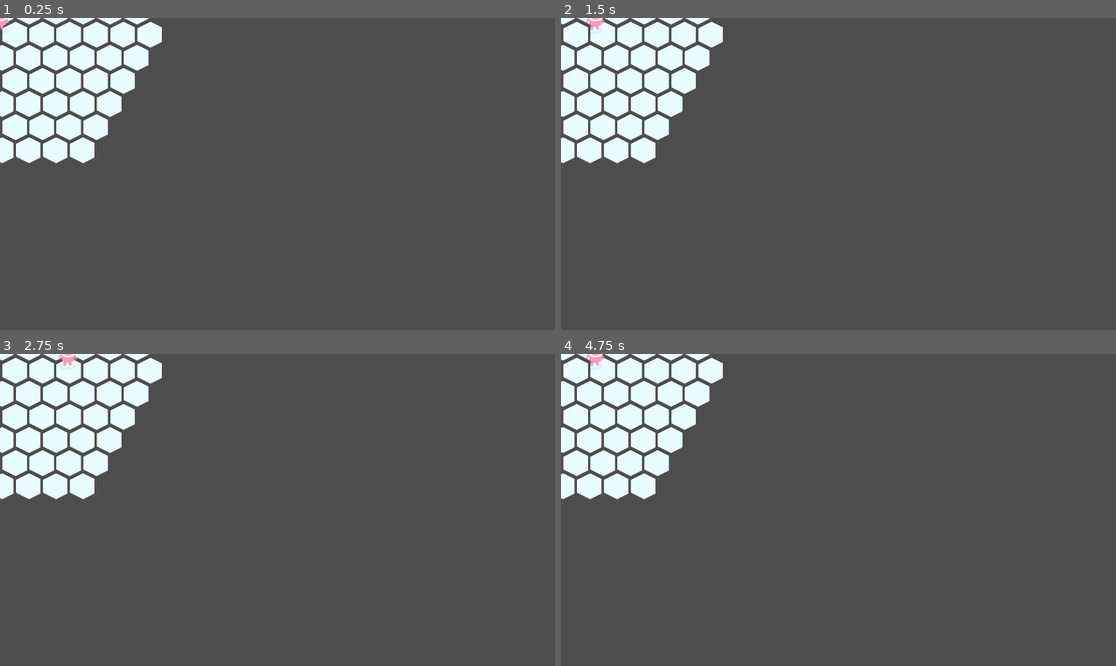
Above: before the commit, frames 1-4 (two rows, left to right).
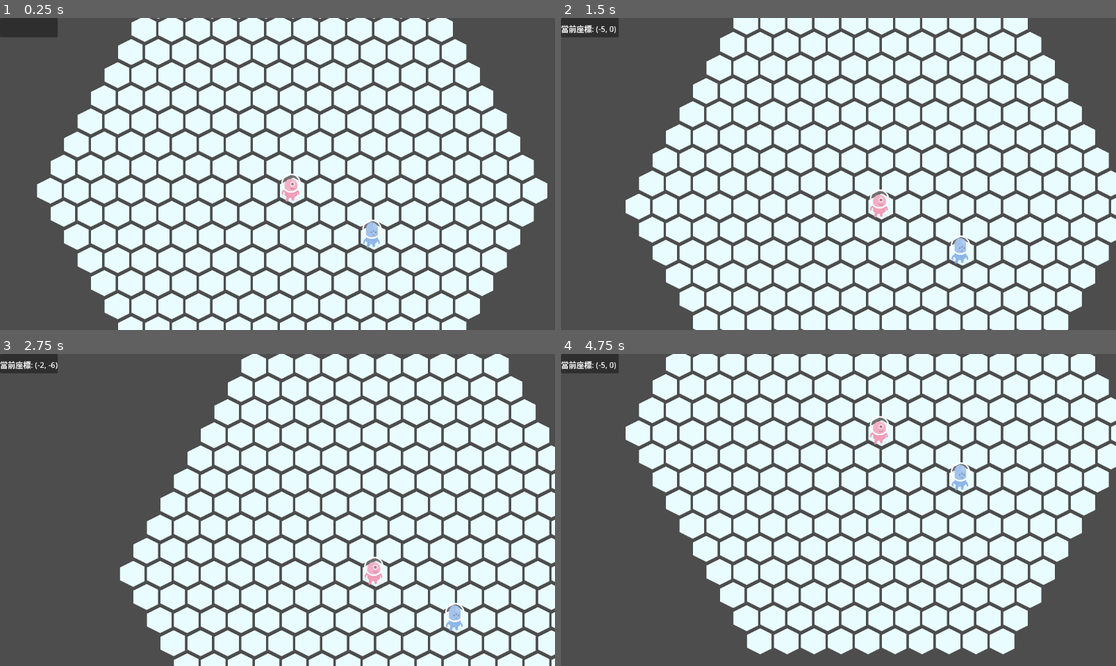
Above: after the commit, the same moments.

Repository: Craaaaz/ptc1
Game: Godot game, scene res://Scenes/world.tscn
Two runs of this game, one before a commit and one after it. Both use one fixed random seed, a clock stepped at 60 frames per second and the inputs below.
Inputs (mouse positions are in pixels of both pictures, inside the frame that each line leads up to):
- Up to frame 1 (0.25 s): no input
- Up to frame 2 (1.5 s): tap Enter at 0.5 s; move the mouse to (960, 158) at 0.52 s; hold Right (ui_right) 0.53-1.25 s; click (960, 158) at 0.67 s; drag from (727, 189) to (810, 236) at 1.27 s
- Up to frame 3 (2.75 s): tap Space at 2 s; move the mouse to (333, 441) at 2.02 s; hold Right (ui_right) from 2.03 s (still down); click (333, 441) at 2.17 s
- Up to frame 4 (4.75 s): release Right (ui_right) at 2.75 s; drag from (810, 572) to (672, 463) at 2.77 s; tap Enter at 3.5 s; move the mouse to (1005, 556) at 3.52 s; hold Left (ui_left) 3.53-4.25 s; click (1005, 556) at 3.67 s; drag from (672, 463) to (755, 432) at 4.27 s

The runs differ from the first frame. In frame 1, 67% of the frame differs, in the area x 0-99%, y 0-100%; in frame 2, 70%, in the area x 0-100%, y 0-100%; in frame 3, 64%; in frame 4, 61%.

Commit message:
初始化專案並新增 README

Diff:
--- /dev/null
+++ b/GDscript/main_camera.gd
@@ -0,0 +1,28 @@
+extends Camera2D
+
+var dragging = false
+var last_mouse_pos = Vector2()
+
+func _unhandled_input(event):
+	# 1. 偵測左鍵按下與放開
+	if event is InputEventMouseButton:
+		if event.button_index == MOUSE_BUTTON_LEFT:
+			if event.pressed:
+				# 開始拖拽，記錄起始點
+				dragging = true
+				last_mouse_pos = event.position
+			else:
+				# 停止拖拽
+				dragging = false
+
+	# 2. 處理移動邏輯
+	if event is InputEventMouseMotion and dragging:
+		# 計算滑鼠移動了多少像素
+		var delta = event.position - last_mouse_pos
+
+		# 這裡要將移動量乘以相機的 Zoom，確保縮放時拖拽速度依然跟手
+		# 注意：相機移動方向與滑鼠移動方向相反，所以用減法
+		position -= delta * zoom
+
+		# 更新最後一次位置
+		last_mouse_pos = event.position
--- a/GDscript/map_setup.gd
+++ b/GDscript/map_setup.gd
@@ -1,11 +1,10 @@
 extends TileMapLayer
 
-@export var radius: int = 5: # 六邊形地圖的半徑
-	set(value):
-		radius = value
-		generate_hex_map()
+@export var radius: int # 六邊形地圖的半徑
+
 
 func _ready():
+	#generate_rectangular_map()
 	generate_hex_map()
 
 func generate_hex_map():
@@ -16,6 +15,17 @@
 			if abs(q) <= radius and abs(r) <= radius and abs(s) <= radius:
 				set_cell(generate_cord(q,r), 0, Vector2i(0, 0)) # set_cell 參數說明：(格子座標, Source ID, Atlas 座標)
 
+func generate_rectangular_map(): #rectangular = 矩形
+	clear()
+	# 定義寬度與高度
+	var width = 10
+	var height = 8
+	for q in range(width):
+		for r in range(height):
+			# 直接生成矩形網格
+			set_cell(generate_cord(q, r), 0, Vector2i(0, 0))
+
+
 func generate_cord(q,r): #轉換軸座標成Vector2i座標  r 是水平軸 q 是左上到右下 s 是右上到左下
 	var vx = q + (r - (r & 1)) / 2
 	var vy = r
--- /dev/null
+++ b/GDscript/player.gd
@@ -0,0 +1,138 @@
+extends CharacterBody2D
+
+@export var tile_map : TileMapLayer
+@export var move_duration: float = 0.2
+@export var range : int
+@onready var coord_label = get_node("../CanvasLayer/Control/Label") #右下角標籤
+
+var is_moving = false # 記錄角色是否正在移動
+var is_selected: bool = false # 記錄角色是否被選中
+@export var current_grid_pos : Vector2i
+
+func _ready():	#當執行按下時
+	global_position = tile_map.map_to_local(current_grid_pos)
+	current_grid_pos = tile_map.local_to_map(global_position)
+
+#var target_pos = tile_map.local_to_map(tile_map.get_local_mouse_position()) #target = 目標 pos = 位置
+func _unhandled_input(event: InputEvent) -> void:
+	if is_moving: return
+
+	if event is InputEventMouseButton and event.pressed and event.button_index == MOUSE_BUTTON_LEFT:
+		var global_mouse_pos = get_global_mouse_position()
+		var target_pos = tile_map.local_to_map(tile_map.to_local(global_mouse_pos)) #target = 目標 pos = 位置
+
+		# 顯示點擊資訊
+		coord_label.text = "當前座標: " + str(target_pos)
+
+		# 檢查是否點擊在角色所在的格子上 (用來「選取」角色)
+		if target_pos == current_grid_pos:
+			is_selected = !is_selected # 切換選取狀態
+
+			if is_selected:
+				print("角色已選取！請點擊目的地。")
+
+				scale = Vector2(1.2, 1.2)
+
+			else:
+				print("取消選取。")
+				scale = Vector2(1.0, 1.0)
+			return # 點擊角色後就結束，不執行後續移動判斷
+
+		# 如果角色已經被選取，才執行移動判斷
+		if is_selected:
+			if is_valid_move(target_pos):
+				move_step_by_step(target_pos)
+				# 移動開始後，重置選取狀態
+				is_selected = false
+				scale = Vector2(1.0, 1.0)
+			else:
+				print("無效移動：超出範圍或目標點不合法。")
+				is_selected = false
+				scale = Vector2(1.0, 1.0)
+
+
+func _to_axial(map_pos: Vector2i) -> Vector2i:
+	var q = map_pos.x - (map_pos.y - (map_pos.y & 1)) / 2
+	var r = map_pos.y
+	return Vector2i(q, r)
+
+func calculate_distance(target_pos: Vector2i) -> bool: #calculate = 計算 distance = 距離
+
+	var current_axial = _to_axial(current_grid_pos)
+	var target_axial = _to_axial(target_pos)
+
+
+	var dq = current_axial.x - target_axial.x
+	var dr = current_axial.y - target_axial.y
+	var hex_dist = (abs(dq) + abs(dr) + abs(dq + dr)) / 2
+
+	return hex_dist <= range
+
+func is_valid_move(target_pos) -> bool:
+	var neighbors = calculate_distance(target_pos)
+	var has_tile = tile_map.get_cell_source_id(target_pos) != -1 # 確保點的地方有格子
+	return has_tile and neighbors
+
+func move_to_grid(target_pos) -> void:
+	is_moving = true
+	current_grid_pos = target_pos
+	var tween = create_tween().set_trans(Tween.TRANS_SINE).set_ease(Tween.EASE_OUT)
+
+	tween.tween_property(self, "global_position", tile_map.map_to_local(target_pos), move_duration)
+	tween.tween_callback(func(): is_moving = false)
+
+func move_step_by_step(target_grid) -> void:
+	is_moving = true
+
+	var path = calculate_hex_path(current_grid_pos, target_grid)
+
+	# 2. 依照路徑順序移動
+	for next_pos in path:
+		if next_pos == current_grid_pos: continue # 跳過起點 [cite: 1]
+
+		# 建立移動動畫
+		var tween = create_tween().set_trans(Tween.TRANS_SINE).set_ease(Tween.EASE_OUT)
+		var pixel_pos = tile_map.map_to_local(next_pos)
+
+		tween.tween_property(self, "global_position", pixel_pos, move_duration)
+
+		# 關鍵：等待動畫完成才繼續下一圈迴圈
+		await tween.finished
+
+		# 更新當前邏輯座標 [cite: 1]
+		current_grid_pos = next_pos
+		coord_label.text = "移動中: " + str(current_grid_pos)
+
+	is_moving = false
+	print("到達目的地！")
+
+# 計算六邊形路徑
+func calculate_hex_path(start: Vector2i, end: Vector2i) -> Array:
+	var path = []
+	var current = start
+	path.append(current)
+
+	while current != end:
+		var neighbors = tile_map.get_surrounding_cells(current) # 取得周圍 6 格
+		var best_neighbor = current
+		var min_dist = 9999
+
+		for n in neighbors:
+			# 計算是否靠近
+			var d = _get_hex_distance(n, end)
+			if d < min_dist:
+				min_dist = d
+				best_neighbor = n
+
+		current = best_neighbor
+		path.append(current)
+
+		if path.size() > 20: break
+
+	return path
+
+
+func _get_hex_distance(a: Vector2i, b: Vector2i) -> int:
+	var aq = _to_axial(a)
+	var bq = _to_axial(b)
+	return (abs(aq.x - bq.x) + abs(aq.y - bq.y) + abs(aq.x + aq.y - bq.x - bq.y)) / 2
--- a/GDscript/player_tween.gd
+++ b/GDscript/player_tween.gd
@@ -1,69 +1,39 @@
 extends CharacterBody2D
 
-# [依賴]
-# 在編輯器裡，把你的 TileMapLayer 節點拖進這個欄位
-@export var tile_map: TileMapLayer
-
-# [設定]
+@export var tile_map : TileMapLayer
 @export var move_duration: float = 0.2
 
-# [狀態]
 var is_moving: bool = false
 var current_grid_pos: Vector2i
 
 func _ready():
-	# 確保 TileMap 有被設定
-	if not tile_map:
-		printerr("錯誤：請在 Player 的屬性面板中指定 TileMapLayer！")
-		set_physics_process(false)
-		return
+	# 初始化：對齊網格
+	global_position = tile_map.map_to_local(current_grid_pos)
+	current_grid_pos = tile_map.local_to_map(global_position)
 
-	# 1. 初始定位：直接用現在的像素位置反推網格座標
-	# local_to_map 是 TileMapLayer 的神技
-	current_grid_pos = tile_map.local_to_map(position)
-
-	# 2. 修正位置：確保角色站在格子正中心
-	position = tile_map.map_to_local(current_grid_pos)
 
 func _unhandled_input(event):
-	# 1. 如果正在移動，無視輸入
-	if is_moving:
-		return
+	if is_moving: return
 
-	# 2. 偵測滑鼠左鍵點擊
-	if event is InputEventMouseButton and event.button_index == MOUSE_BUTTON_LEFT and event.pressed:
-		handle_click(event.position)
+	if event is InputEventMouseButton and event.is_pressed():
+		# 1. 取得點擊的網格座標 (簡化寫法)
+		var target_pos = tile_map.local_to_map(tile_map.get_local_mouse_position())
 
-func handle_click(mouse_pos: Vector2):
-	# [核心邏輯]
-	# 1. 算出滑鼠點到了哪一格？(因為 Player 可能有父節點偏移，建議用 global_mouse_position)
-	var global_mouse_pos = get_global_mouse_position()
-	# 將全域滑鼠座標轉為 TileMap 的本地座標，再轉為網格座標
-	var clicked_cell_pos = tile_map.local_to_map(tile_map.to_local(global_mouse_pos))
+		# 2. 檢查是否為鄰居且真的有地圖圖塊
+		if _is_valid_move(target_pos):
+			move_to_grid(target_pos)
 
-	# 2. 判斷：點到的是不是「鄰居」？
-	# get_surrounding_cells 會回傳周圍所有格子的座標陣列
+# 判斷邏輯獨立出來
+func _is_valid_move(target: Vector2i) -> bool:
 	var neighbors = tile_map.get_surrounding_cells(current_grid_pos)
-
-	# 3. 如果點擊的格子在鄰居列表裡，就移動
-	if clicked_cell_pos in neighbors:
-		move_to_grid(clicked_cell_pos)
-	else:
-		print("太遠了，走不到！點擊: ", clicked_cell_pos, " 目前: ", current_grid_pos)
+	var has_tile = tile_map.get_cell_source_id(target) != -1 # 確保點的地方有格子
+	return target in neighbors and has_tile
 
 func move_to_grid(target_grid_pos: Vector2i):
 	is_moving = true
-
-	# 更新網格座標
 	current_grid_pos = target_grid_pos
 
-	# 算出世界座標 (像素)
-	var target_world_pos = tile_map.map_to_local(target_grid_pos)
-
-	# Tween 動畫 (這部分跟之前一樣)
-	var tween = create_tween()
-	tween.tween_property(self, "position", target_world_pos, move_duration) \
-		.set_trans(Tween.TRANS_SINE) \
-		.set_ease(Tween.EASE_OUT)
-
+	var tween = create_tween().set_trans(Tween.TRANS_SINE).set_ease(Tween.EASE_OUT)
+	# 直接移動到目標位置
+	tween.tween_property(self, "global_position", tile_map.map_to_local(target_grid_pos), move_duration)
 	tween.tween_callback(func(): is_moving = false)
--- a/Scenes/world.tscn
+++ b/Scenes/world.tscn
@@ -1,10 +1,12 @@
 [gd_scene format=3 uid="uid://1k7fsmgjkaq6"]
 
 [ext_resource type="Texture2D" uid="uid://c817q3s48j336" path="res://Images/Player.png" id="1_a02cp"]
-[ext_resource type="Script" uid="uid://8hp1laanqk8t" path="res://GDscript/player_move.gd" id="1_go701"]
-[ext_resource type="Texture2D" uid="uid://cjeks5jbn7cox" path="res://Images/tileDirt_tile.png" id="2_fo5ed"]
+[ext_resource type="Texture2D" uid="uid://b8l8qhwed8xu5" path="res://Images/tileDirt_tile.png" id="2_fo5ed"]
 [ext_resource type="Texture2D" uid="uid://crgti3fxt3khq" path="res://Images/Site.png" id="3_5a7ea"]
 [ext_resource type="Script" uid="uid://bu4jh2w1fyl7g" path="res://GDscript/map_setup.gd" id="3_5ukr8"]
+[ext_resource type="Script" uid="uid://cccy5tmfebyxe" path="res://GDscript/player.gd" id="4_fo5ed"]
+[ext_resource type="Texture2D" uid="uid://ck77ysgx5smaa" path="res://Images/alienBlue.png" id="5_o06y3"]
+[ext_resource type="Script" uid="uid://dx5mtxds2whwe" path="res://GDscript/main_camera.gd" id="6_5ukr8"]
 
 [sub_resource type="TileSetAtlasSource" id="TileSetAtlasSource_o06y3"]
 texture = ExtResource("3_5a7ea")
@@ -26,15 +28,62 @@
 sources/0 = SubResource("TileSetAtlasSource_o06y3")
 sources/1 = SubResource("TileSetAtlasSource_k7acu")
 
+[sub_resource type="CircleShape2D" id="CircleShape2D_o06y3"]
+radius = 34.525352
+
+[sub_resource type="CircleShape2D" id="CircleShape2D_k7acu"]
+radius = 36.013885
+
 [node name="World" type="Node2D" unique_id=494391456]
 
 [node name="MapSetup" type="TileMapLayer" parent="." unique_id=1414761688]
 tile_set = SubResource("TileSet_8j60k")
 script = ExtResource("3_5ukr8")
+radius = 9
 
-[node name="Player" type="CharacterBody2D" parent="." unique_id=772368266]
-script = ExtResource("1_go701")
+[node name="小粉" type="CharacterBody2D" parent="." unique_id=406592266 node_paths=PackedStringArray("tile_map")]
+script = ExtResource("4_fo5ed")
+tile_map = NodePath("../MapSetup")
+range = 10
+current_grid_pos = Vector2i(3, 2)
+
+[node name="Sprite2D" type="Sprite2D" parent="小粉" unique_id=879067339]
+texture = ExtResource("5_o06y3")
+
+[node name="CollisionShape2D" type="CollisionShape2D" parent="小粉" unique_id=726575350]
+shape = SubResource("CircleShape2D_o06y3")
+
+[node name="小藍" type="CharacterBody2D" parent="." unique_id=772368266 node_paths=PackedStringArray("tile_map")]
+position = Vector2(320, 190)
+script = ExtResource("4_fo5ed")
+tile_map = NodePath("../MapSetup")
+range = 10
 metadata/_edit_group_ = true
 
-[node name="Sprite2D" type="Sprite2D" parent="Player" unique_id=264961811]
+[node name="Sprite2D" type="Sprite2D" parent="小藍" unique_id=264961811]
 texture = ExtResource("1_a02cp")
+
+[node name="CollisionShape2D" type="CollisionShape2D" parent="小藍" unique_id=697546779]
+shape = SubResource("CircleShape2D_k7acu")
+
+[node name="MainCamera" type="Camera2D" parent="." unique_id=1399433681]
+script = ExtResource("6_5ukr8")
+
+[node name="CanvasLayer" type="CanvasLayer" parent="." unique_id=1909709336]
+
+[node name="PanelContainer" type="PanelContainer" parent="CanvasLayer" unique_id=1437380538]
+clip_contents = true
+offset_right = 120.0
+offset_bottom = 40.0
+
+[node name="Control" type="Control" parent="CanvasLayer" unique_id=1275832983]
+layout_mode = 3
+anchors_preset = 0
+offset_right = 40.0
+offset_bottom = 40.0
+
+[node name="Label" type="Label" parent="CanvasLayer/Control" unique_id=1208827533]
+layout_mode = 1
+offset_top = 10.0
+offset_right = 40.0
+offset_bottom = 33.0
Not shown, added: GDscript/main_camera.gd.uid
Not shown, added: GDscript/player.gd.uid
Not shown, changed: Notebook.md
Not shown, added: README.md
